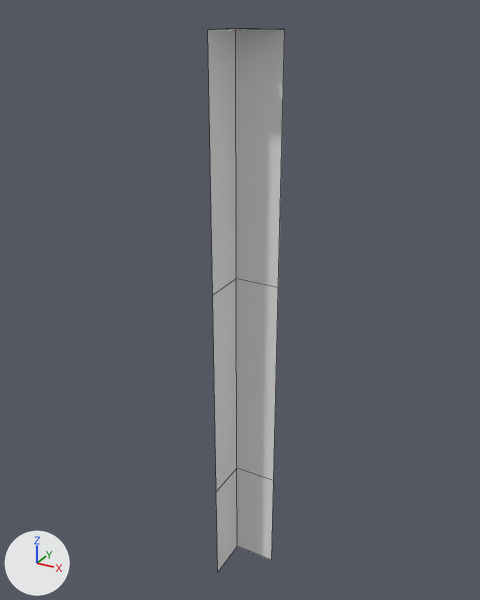
Before and after pictures for a commit that changed the FBX model Capstone/Capstone/Content/Assets/Models/FrontBasicWallCorner.FBX.
One viewpoint serves both versions: a 50 mm camera at (1.8, -2.83, 2.57) aimed at (0.51, -0.49, 1.4). Every picture has the same lights, and +X, +Y and +Z are marked at lower left. Mesh edges are drawn as thin lines. Where no turn or scale is listed for an object, it has been applied to the vertices.

Names of what the first picture shows: 'BottomWall001', 'BottomWall002', 'LeftBottomCornerWall001', 'LeftBottomCornerWall002', 'UpperWall001', 'UpperWall002'.
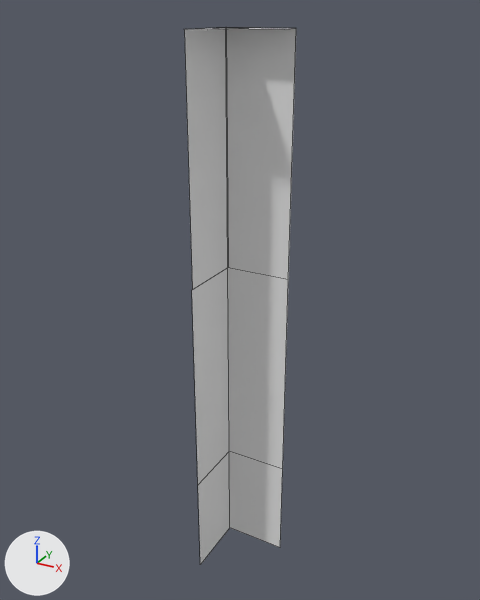
Changed parts and their boxes [x1, y1, x2, y2] in the pictures (480 x 600 px):
'UpperWall001', reshaped (42% wider)
    before: [236, 29, 285, 287]
    after: [226, 28, 296, 280]
'UpperWall002', reshaped (52% wider)
    before: [208, 30, 236, 294]
    after: [185, 29, 228, 289]
'BottomWall001', reshaped (42% wider)
    before: [236, 279, 278, 481]
    after: [228, 268, 288, 469]
'BottomWall002', reshaped (52% wider)
    before: [213, 280, 237, 491]
    after: [192, 268, 229, 484]
'LeftBottomCornerWall001', reshaped (49% wider)
    before: [237, 468, 273, 560]
    after: [229, 451, 283, 547]
'LeftBottomCornerWall002', reshaped (50% wider, 11% taller)
    before: [216, 469, 237, 571]
    after: [198, 452, 230, 565]
'TopWallRight', reshaped
    before: [214, 29, 246, 30]
    after: [190, 27, 234, 30]
'TopWallLeft', reshaped
    before: [234, 28, 279, 30]
    after: [226, 27, 296, 29]

What changed in the scene script:
```text
Change me_mesh_005:
    where me_mesh_005.from_pydata(...)  # 4 vertices, 1 face; spans x 0.5..0.7, y -0.5, z 0.5..1.5
    me_mesh_005 part 2
    me_mesh_005.vertices[0].co: (0.7, -0.5, 0.5) -> (0.7, -0.4, 0.5)  # pixel (273, 480) -> pixel (282, 469)
    me_mesh_005.vertices[1].co: (0.5, -0.5, 0.5) -> (0.4, -0.4, 0.5)  # pixel (236, 468) -> pixel (229, 451)
    me_mesh_005.vertices[2].co: (0.7, -0.5, 1.5) -> (0.7, -0.4, 1.5)  # pixel (278, 287) -> pixel (288, 279)
    me_mesh_005.vertices[3].co: (0.5, -0.5, 1.5) -> (0.4, -0.4, 1.5)  # pixel (236, 278) -> pixel (227, 267)
Change me_mesh_007:
    where me_mesh_007.from_pydata(...)  # 4 vertices, 1 face; spans x 0.5..0.7, y -0.6..-0.5, z 2.5
    me_mesh_007 part 3
    me_mesh_007.vertices[0].co: (0.5, -0.6, 2.5) -> (0.4, -0.5, 2.5)  # pixel (222, 29) -> pixel (212, 28)
    me_mesh_007.vertices[1].co: (0.7, -0.6, 2.5) -> (0.7, -0.5, 2.5)
    me_mesh_007.vertices[2].co: (0.5, -0.5, 2.5) -> (0.4, -0.4, 2.5)  # pixel (235, 28) -> pixel (225, 27)
    me_mesh_007.vertices[3].co: (0.7, -0.5, 2.5) -> (0.7, -0.4, 2.5)  # pixel (284, 29) -> pixel (296, 28)
Change me_mesh:
    where me_mesh.from_pydata(...)  # 4 vertices, 1 face; spans x 0.5, y -0.7..-0.5, z 0.0..0.5
    me_mesh part 5
    me_mesh.vertices[0].co: (0.5, -0.5, 0.0) -> (0.4, -0.4, 0.0)  # pixel (237, 546) -> pixel (229, 527)
    me_mesh.vertices[1].co: (0.5, -0.7, 0.0) -> (0.4, -0.7, 0.0)  # pixel (217, 572) -> pixel (200, 564)
    me_mesh.vertices[2].co: (0.5, -0.5, 0.5) -> (0.4, -0.4, 0.5)  # pixel (236, 468) -> pixel (229, 451)
    me_mesh.vertices[3].co: (0.5, -0.7, 0.5) -> (0.4, -0.7, 0.5)  # pixel (216, 491) -> pixel (197, 485)
Change me_mesh_003:
    where me_mesh_003.from_pydata(...)  # 4 vertices, 1 face; spans x 0.5..0.6, y -0.7..-0.5, z 2.5
    me_mesh_003 part 4
    me_mesh_003.vertices[0].co: (0.6, -0.7, 2.5) -> (0.5, -0.7, 2.5)  # not seen -> pixel (207, 29)
    me_mesh_003.vertices[1].co: (0.6, -0.5, 2.5) -> (0.5, -0.4, 2.5)  # pixel (259, 28) -> pixel (248, 27)
    me_mesh_003.vertices[2].co: (0.5, -0.7, 2.5) -> (0.4, -0.7, 2.5)  # pixel (207, 29) -> pixel (183, 29)
    me_mesh_003.vertices[3].co: (0.5, -0.5, 2.5) -> (0.4, -0.4, 2.5)  # pixel (235, 28) -> pixel (225, 27)
Change me_mesh_004:
    where me_mesh_004.from_pydata(...)  # 4 vertices, 1 face; spans x 0.5..0.7, y -0.5, z 1.5..2.5
    me_mesh_004 part 1
    me_mesh_004.vertices[0].co: (0.7, -0.5, 1.5) -> (0.7, -0.4, 1.5)  # pixel (278, 287) -> pixel (288, 279)
    me_mesh_004.vertices[1].co: (0.5, -0.5, 1.5) -> (0.4, -0.4, 1.5)  # pixel (236, 278) -> pixel (227, 267)
    me_mesh_004.vertices[2].co: (0.7, -0.5, 2.5) -> (0.7, -0.4, 2.5)  # pixel (284, 29) -> pixel (296, 28)
    me_mesh_004.vertices[3].co: (0.5, -0.5, 2.5) -> (0.4, -0.4, 2.5)  # pixel (235, 28) -> pixel (225, 27)
Change me_mesh_002:
    where me_mesh_002.from_pydata(...)  # 4 vertices, 1 face; spans x 0.5, y -0.7..-0.5, z 1.5..2.5
    me_mesh_002 part 6
    me_mesh_002.vertices[0].co: (0.5, -0.5, 1.5) -> (0.4, -0.394, 1.5)  # pixel (236, 278) -> pixel (228, 267)
    me_mesh_002.vertices[1].co: (0.5, -0.7, 1.5) -> (0.4, -0.694, 1.5)  # pixel (212, 295) -> pixel (192, 289)
    me_mesh_002.vertices[2].co: (0.5, -0.5, 2.5) -> (0.4, -0.394, 2.5)  # pixel (235, 28) -> pixel (226, 27)
    me_mesh_002.vertices[3].co: (0.5, -0.7, 2.5) -> (0.4, -0.694, 2.5)  # pixel (207, 29) -> pixel (184, 29)
Change me_mesh_006:
    where me_mesh_006.from_pydata(...)  # 4 vertices, 1 face; spans x 0.5..0.7, y -0.5, z 0.0..0.5
    me_mesh_006 part 7
    me_mesh_006.vertices[0].co: (0.7, -0.5, 0.0) -> (0.7, -0.4, 0.0)  # pixel (271, 560) -> pixel (280, 547)
    me_mesh_006.vertices[1].co: (0.5, -0.5, 0.0) -> (0.4, -0.4, 0.0)  # pixel (237, 546) -> pixel (229, 527)
    me_mesh_006.vertices[2].co: (0.7, -0.5, 0.5) -> (0.7, -0.4, 0.5)  # pixel (273, 480) -> pixel (282, 469)
    me_mesh_006.vertices[3].co: (0.5, -0.5, 0.5) -> (0.4, -0.4, 0.5)  # pixel (236, 468) -> pixel (229, 451)
Change me_mesh_001:
    where me_mesh_001.from_pydata(...)  # 4 vertices, 1 face; spans x 0.5, y -0.7..-0.5, z 0.5..1.5
    me_mesh_001 part 8
    me_mesh_001.vertices[0].co: (0.5, -0.5, 0.5) -> (0.4, -0.4, 0.5)  # pixel (236, 468) -> pixel (229, 451)
    me_mesh_001.vertices[1].co: (0.5, -0.7, 0.5) -> (0.4, -0.7, 0.5)  # pixel (216, 491) -> pixel (197, 485)
    me_mesh_001.vertices[2].co: (0.5, -0.5, 1.5) -> (0.4, -0.4, 1.5)  # pixel (236, 278) -> pixel (227, 267)
    me_mesh_001.vertices[3].co: (0.5, -0.7, 1.5) -> (0.4, -0.7, 1.5)  # pixel (212, 295) -> pixel (191, 290)
```
